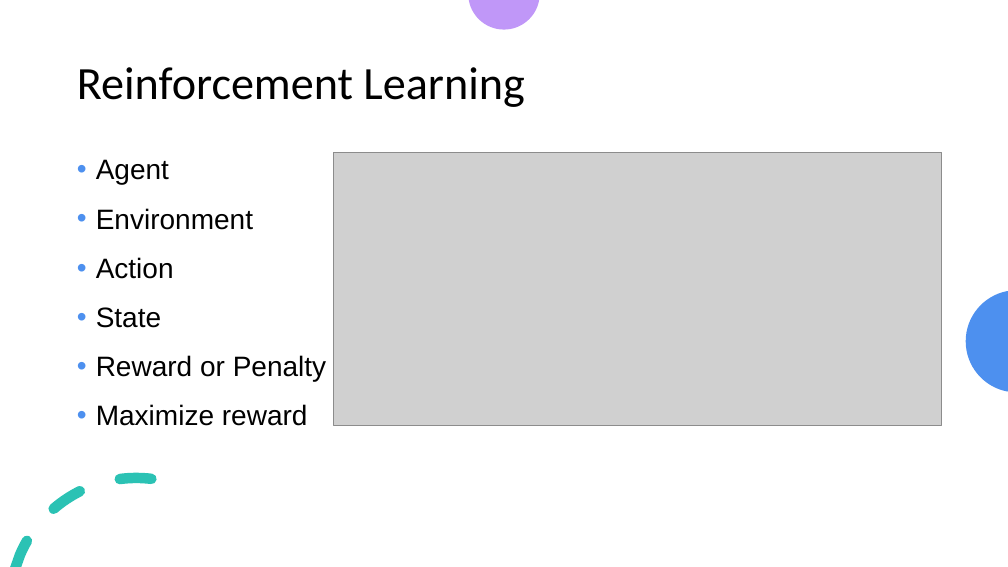
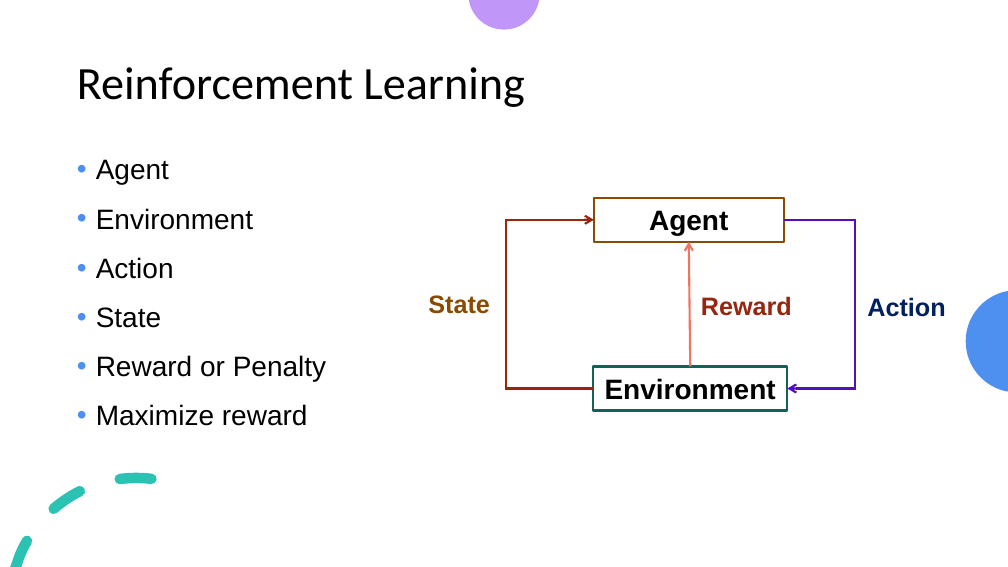
Before and after one commit to look4pritam/LargeLanguageModels, a slide deck: slide 58 of Presentations/IUAC-2024/Introduction_to_Large_Language_Models-From_Foundation_to_Real_World_Applications.pptx (slide 59 before the commit). Drawn at 1008x567 pixels with LibreOffice and Linux fonts; fonts in the diff are those of the drawing; grey boxes stand for pictures. Boxes give left, top, right and bottom in pixels: in the first picture for what was removed or moved away, otherwise in the second. Text is boxed around its words. In the diff, an @@ line names an element or a change of style, - is before the commit and + after.

```diff
--- a/Presentations/IUAC-2024/Introduction_to_Large_Language_Models-From_Foundation_to_Real_World_Applications.pptx
+++ b/Presentations/IUAC-2024/Introduction_to_Large_Language_Models-From_Foundation_to_Real_World_Applications.pptx
@@ picture removed at <box>334,152,942,425</box> @@
@@ group added at <box>428,198,945,411</box>: 3 texts, 2 rectangles, 2 elbow arrows, 1 arrow @@
+Agent
+Environment
+Action
+Reward
+State
```
Also in this commit, not shown: 1 other slide changed.
